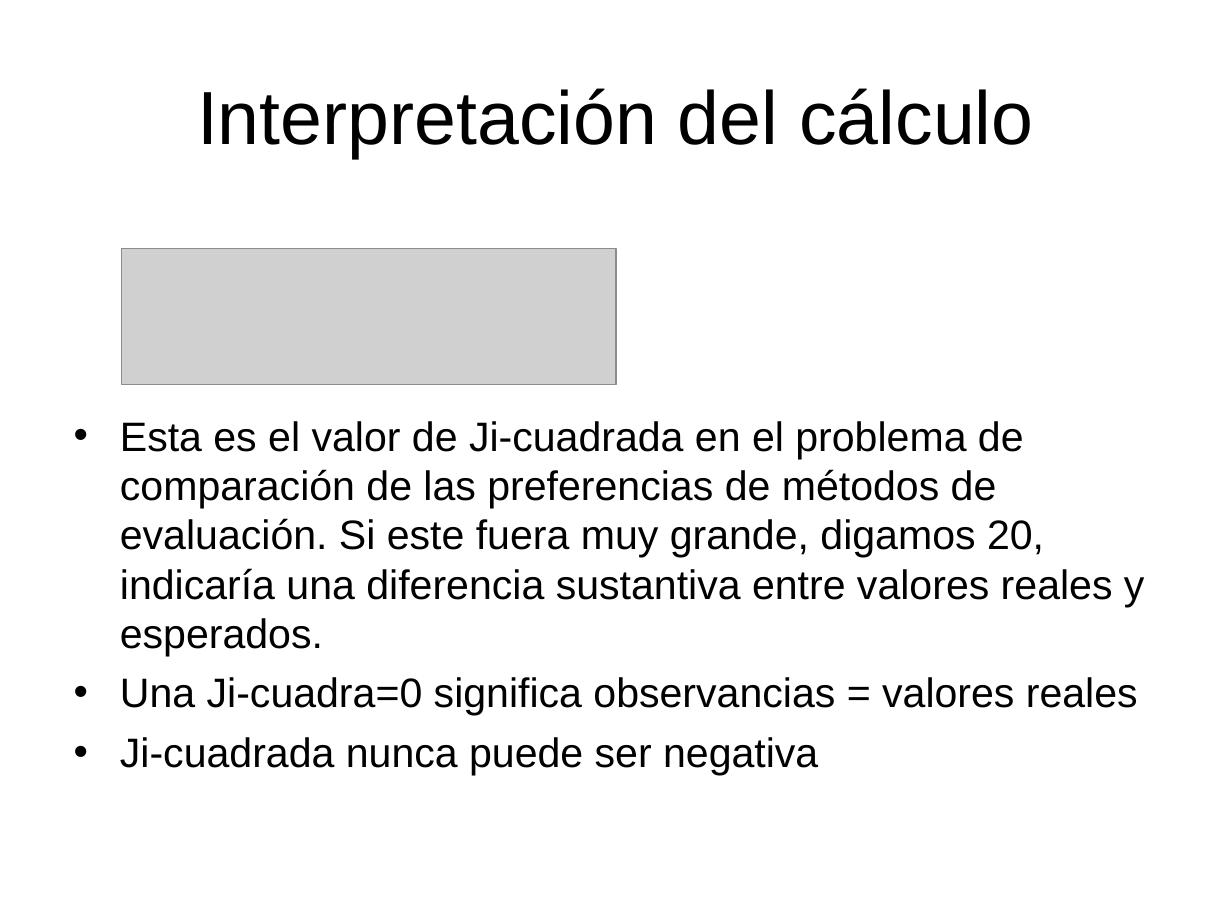
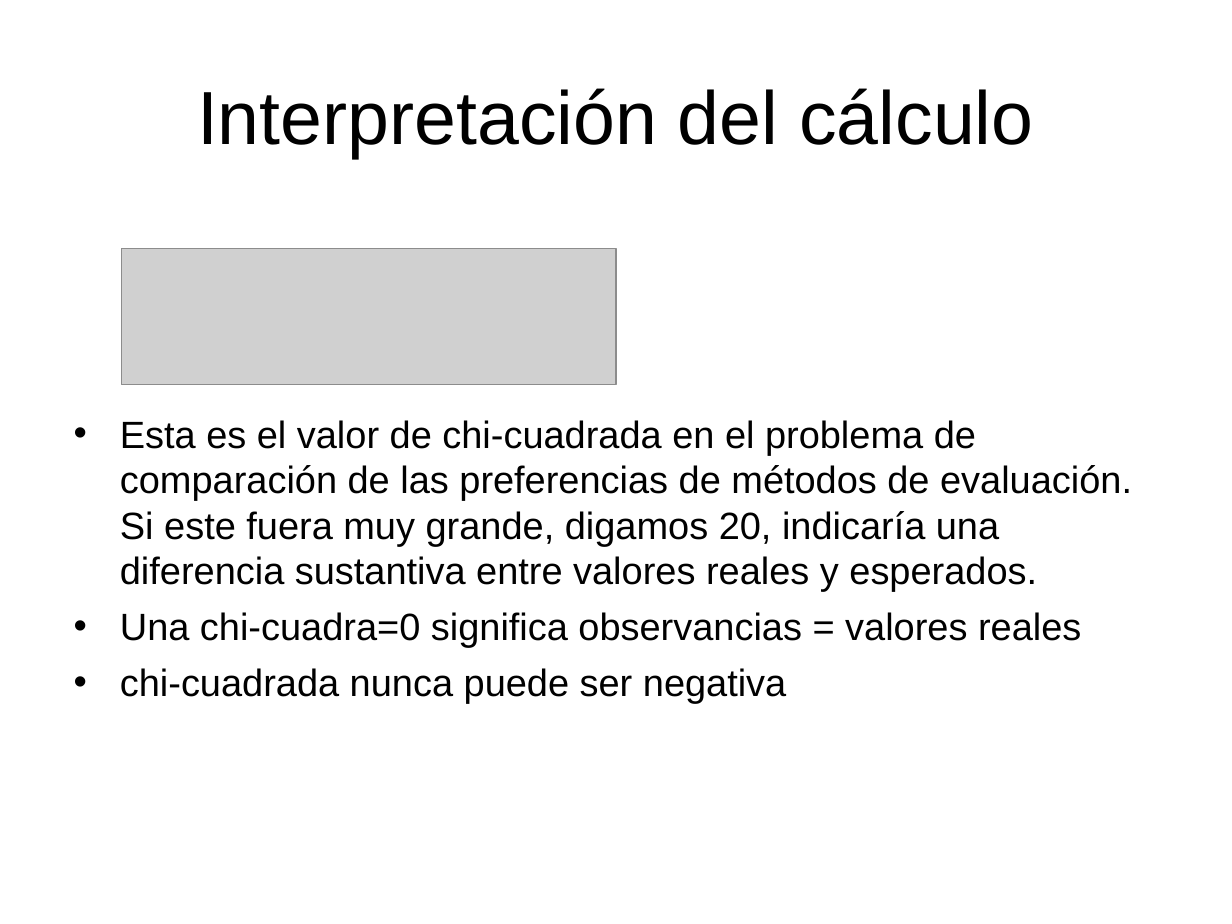
Before and after one commit to joseraulgallardo97/SimulacionProcesosFinancieros2018-I, a slide deck: slide 16 of TEMA-2/Clase15_Bondad_Ajuste.ppt (slide 15 before the commit). Drawn at 1232x924 pixels with LibreOffice and Linux fonts; fonts in the diff are those of the drawing; grey boxes stand for pictures; background and template pictures are left out. Boxes give left, top, right and bottom in pixels: in the first picture for what was removed or moved away, otherwise in the second. Text is boxed around its words. In the diff, an @@ line names an element or a change of style, - is before the commit and + after.

```diff
--- a/TEMA-2/Clase15_Bondad_Ajuste.ppt
+++ b/TEMA-2/Clase15_Bondad_Ajuste.ppt
@@ text at <box>120,420,1132,703</box>: text changed; size 24 to 22.2 pt @@
-• Esta es el valor de Ji-cuadrada en el problema de comparación de las preferencias de métodos de evaluación. Si este fuera muy grande, digamos 20, indicaría una diferencia sustantiva entre valores reales y esperados.
-• Una Ji-cuadra=0 significa observancias = valores reales
-• Ji-cuadrada nunca puede ser negativa
+• Esta es el valor de chi-cuadrada en el problema de comparación de las preferencias de métodos de evaluación. Si este fuera muy grande, digamos 20, indicaría una diferencia sustantiva entre valores reales y esperados.
+• Una chi-cuadra=0 significa observancias = valores reales
+• chi-cuadrada nunca puede ser negativa
```
Also in this commit, not shown: 11 other slides changed, 1 slide added, 1 other file.
